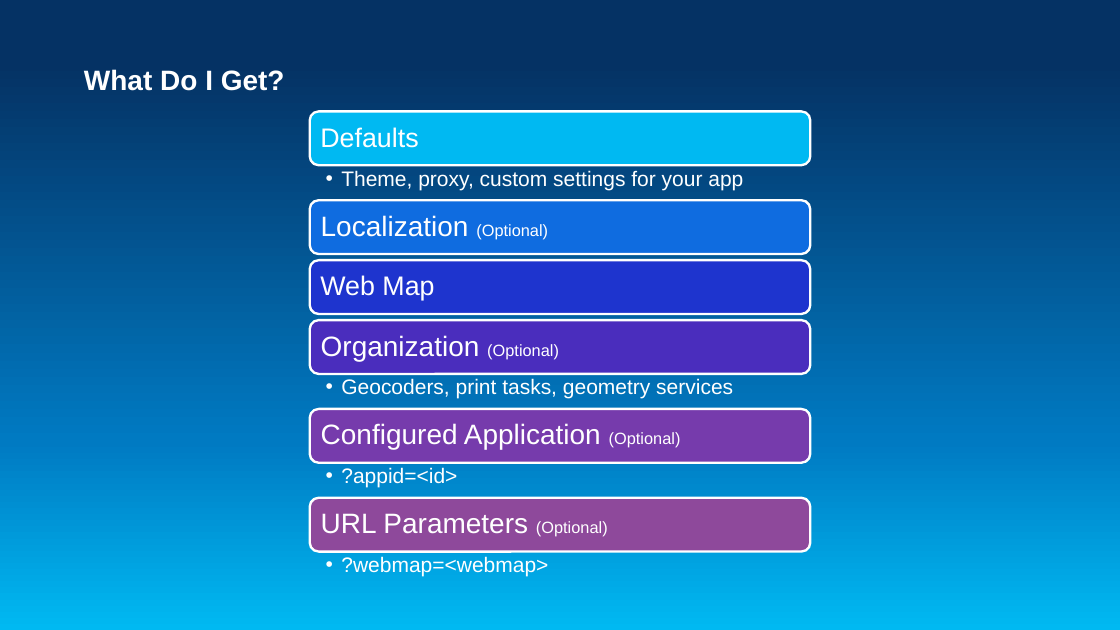
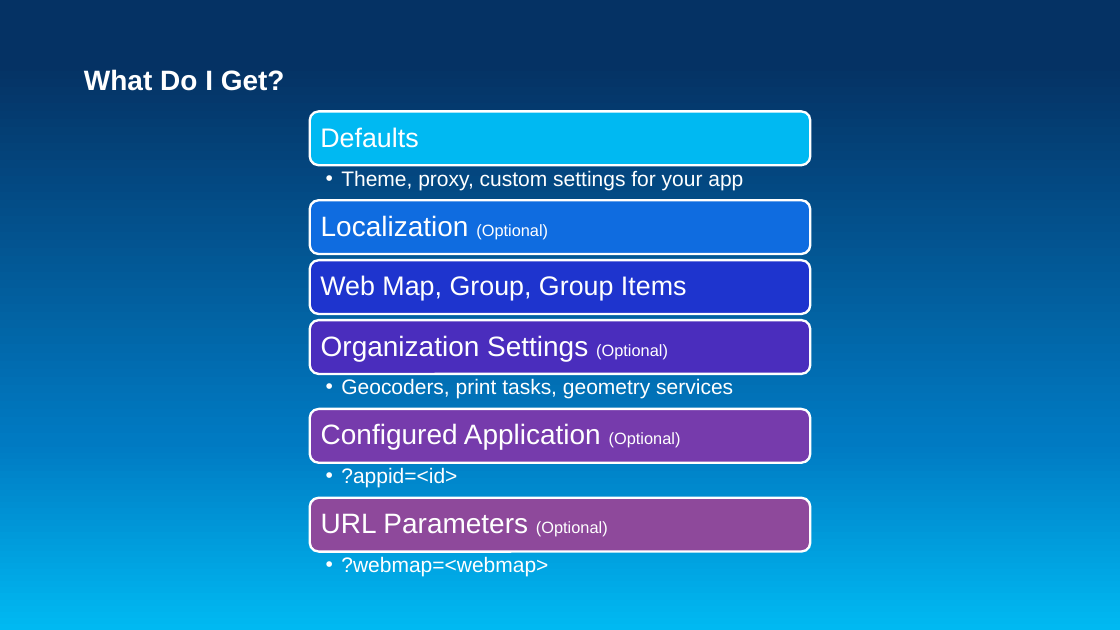
Before and after one commit to Esri/application-boilerplate-3x-js, a slide deck: slide 4 of boilerplate-slides.pptx. Drawn at 1120x630 pixels with LibreOffice and Linux fonts; fonts in the diff are those of the drawing. Boxes give left, top, right and bottom in pixels: in the first picture for what was removed or moved away, otherwise in the second. Text is boxed around its words. In the diff, an @@ line names an element or a change of style, - is before the commit and + after.

```diff
--- a/boilerplate-slides.pptx
+++ b/boilerplate-slides.pptx
@@ text at <box>320,275,687,301</box>: text changed @@
-Web Map
+Web Map, Group, Group Items
@@ text at <box>321,335,668,361</box>: text changed @@
-Organization (Optional)
+Organization Settings (Optional)
```
Also in this commit, not shown: 3 other slides changed.
